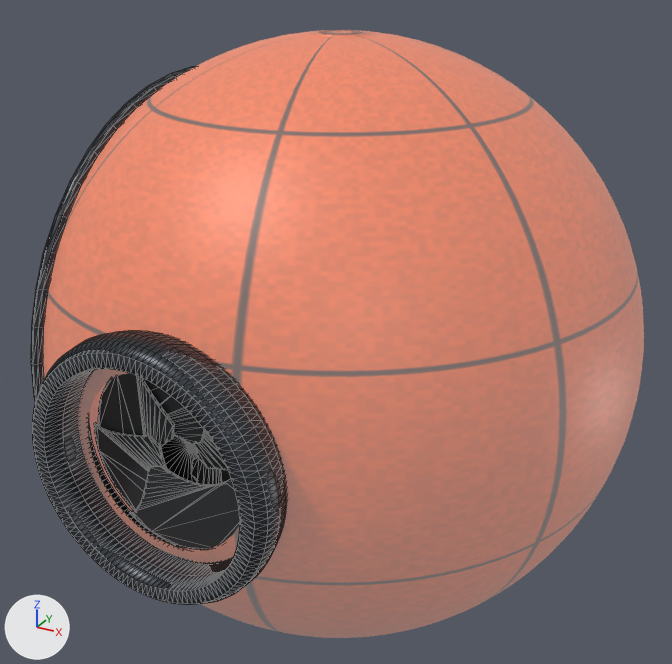
Before and after pictures for a commit that changed the glTF model packages/www/public/models/collector.glb.
Both versions are drawn from a 50 mm lens placed at (1.41, -2.59, 1.3), pointed at (-0.01, 0.0, 0.0). Arrows for +X, +Y and +Z are at lower left; the lights stay in place. The older version comes first. Mesh edges are drawn as thin lines on the coarser meshes. Where no turn or scale is listed for an object, it has been applied to the vertices. Vertices at exactly the same position are counted once.

Objects in the first picture: 'CollectorBody', 'CollectorSolarBezel', 'CollectorStarboardCuff', 'CollectorStarboardIris.002', 'CollectorStarboardIris.003', 'CollectorStarboardIris.004', 'CollectorStarboardIris.005', 'CollectorStarboardThroat' and 2 more.
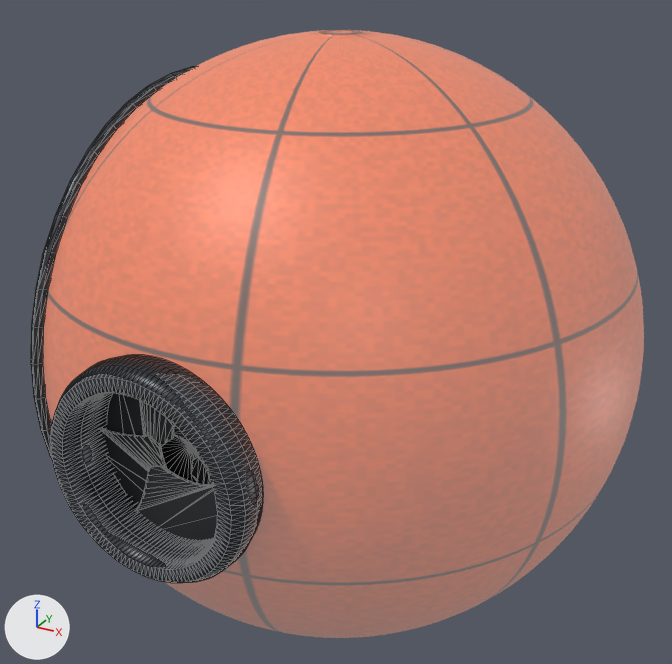
Location of each change, (x1, y1, x2, y2) in pixels of the pictures (672 x 664 px; the box of a moved part takes in the faces that stretch with it):
'CollectorStarboardCuff', reshaped (16% narrower, 16% shorter): before (32, 331, 287, 604); after (50, 355, 263, 583)
part 1 of me_facility_collar, moved or reshaped (not visible afterwards): before (32, 331, 287, 604)

The edits, one by one:
me_facility_collar is used by ob_collectorstarboardcuff; parent ob_collectormodel; location (0.0, -0.98, 0.0); scale (0.242, 0.242, 0.242).
me_facility_collar had 1024 vertices, 2048 faces and spanned x -1.57..1.57, y -0.39..0.39, z -1.57..1.57.
me_facility_collar now has 1024 vertices, 2048 faces and spans x -1.3..1.3, y -0.39..0.39, z -1.3..1.3.
me_facility_collar part 1: 1024 of 1024 vertices moved; they spanned x -1.57..1.57, y -0.39..0.39, z -1.57..1.57 and now span x -1.3..1.3, y -0.39..0.39, z -1.3..1.3; mean shift (0.0, 0.0, 0.0).
Mesh me_collectorstarboardcuff is new.
It has 1024 vertices, 2048 faces and spans x -1.3..1.3, y -0.39..0.39, z -1.3..1.3.
It uses material mat_facility_cuff (dark grey #34383f).
Object 'CollectorStarboardCuff' (ob_collectorstarboardcuff) now shows me_collectorstarboardcuff instead of me_facility_collar.
